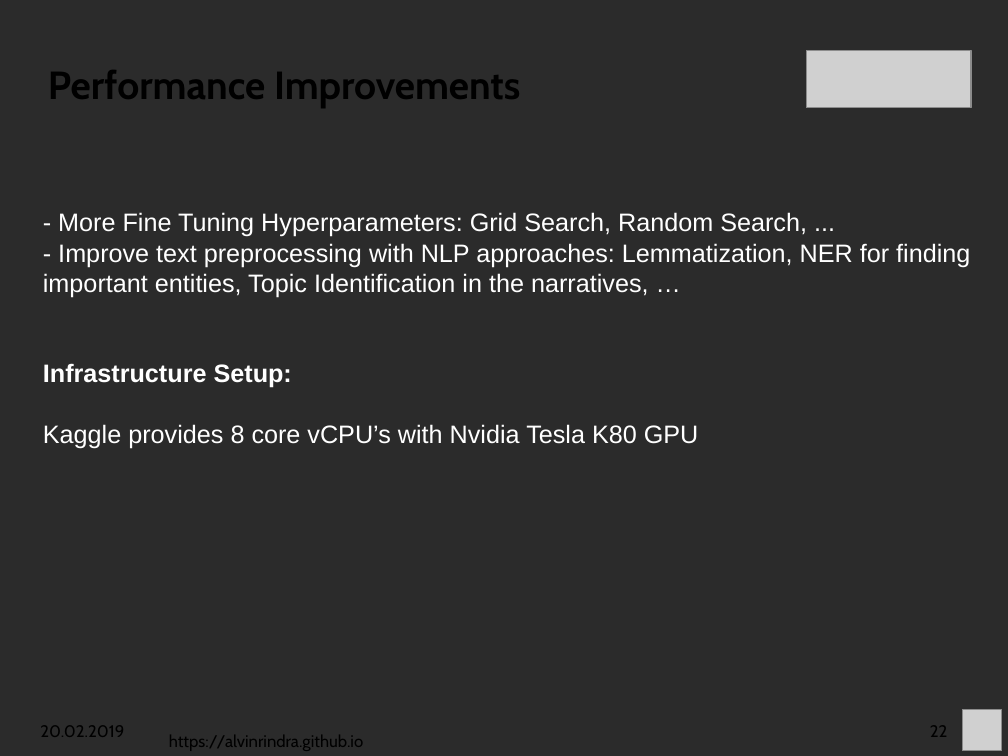
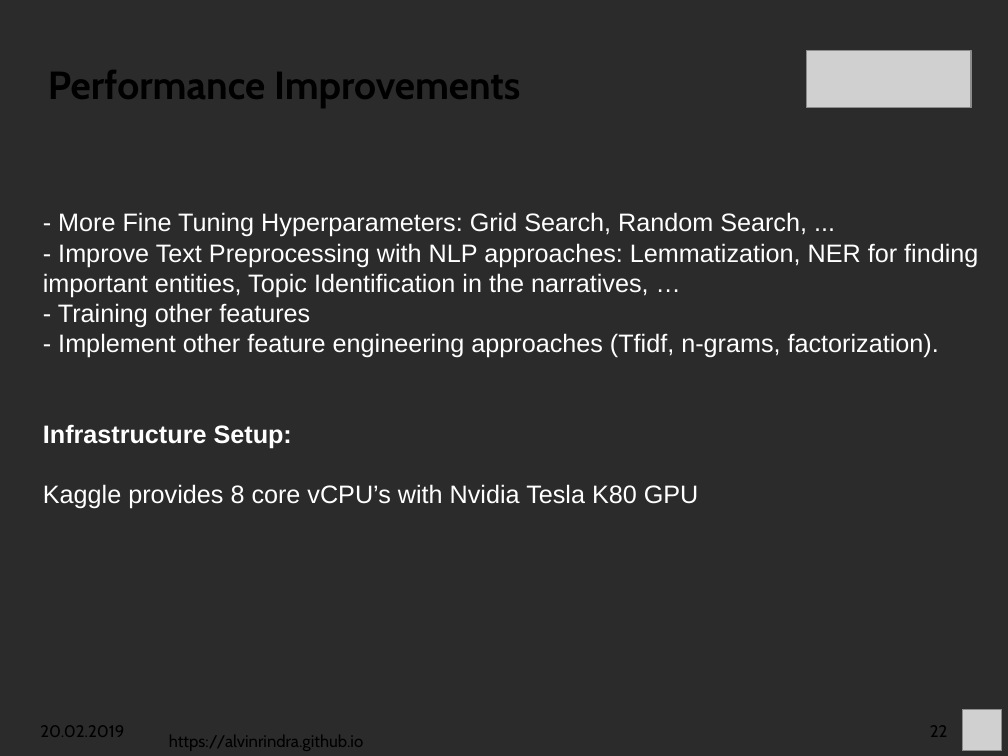
Before and after one commit to alvinrindra/alvinrindra.github.io, a slide deck: slide 22 of impress/ginkgo-analytics/Fazrie_DataCase_Talk.odp. Drawn at 1008x756 pixels with LibreOffice and Linux fonts; fonts in the diff are those of the drawing; grey boxes stand for pictures; background and template pictures are left out; a plain dark background stands for a picture behind light text. Boxes give left, top, right and bottom in pixels: in the first picture for what was removed or moved away, otherwise in the second. Text is boxed around its words. In the diff, an @@ line names an element or a change of style, - is before the commit and + after.

```diff
--- a/impress/ginkgo-analytics/Fazrie_DataCase_Talk.odp
+++ b/impress/ginkgo-analytics/Fazrie_DataCase_Talk.odp
@@ text at box(43, 243, 978, 358): text changed @@
-- Improve text preprocessing with NLP approaches: Lemmatization, NER for finding important entities, Topic Identification in the narratives, …
+- Improve Text Preprocessing with NLP approaches: Lemmatization, NER for finding important entities, Topic Identification in the narratives, …
+- Training other features
+- Implement other feature engineering approaches (Tfidf, n-grams, factorization).
```
Also in this commit, not shown: 1 slide added, 5 other files.
